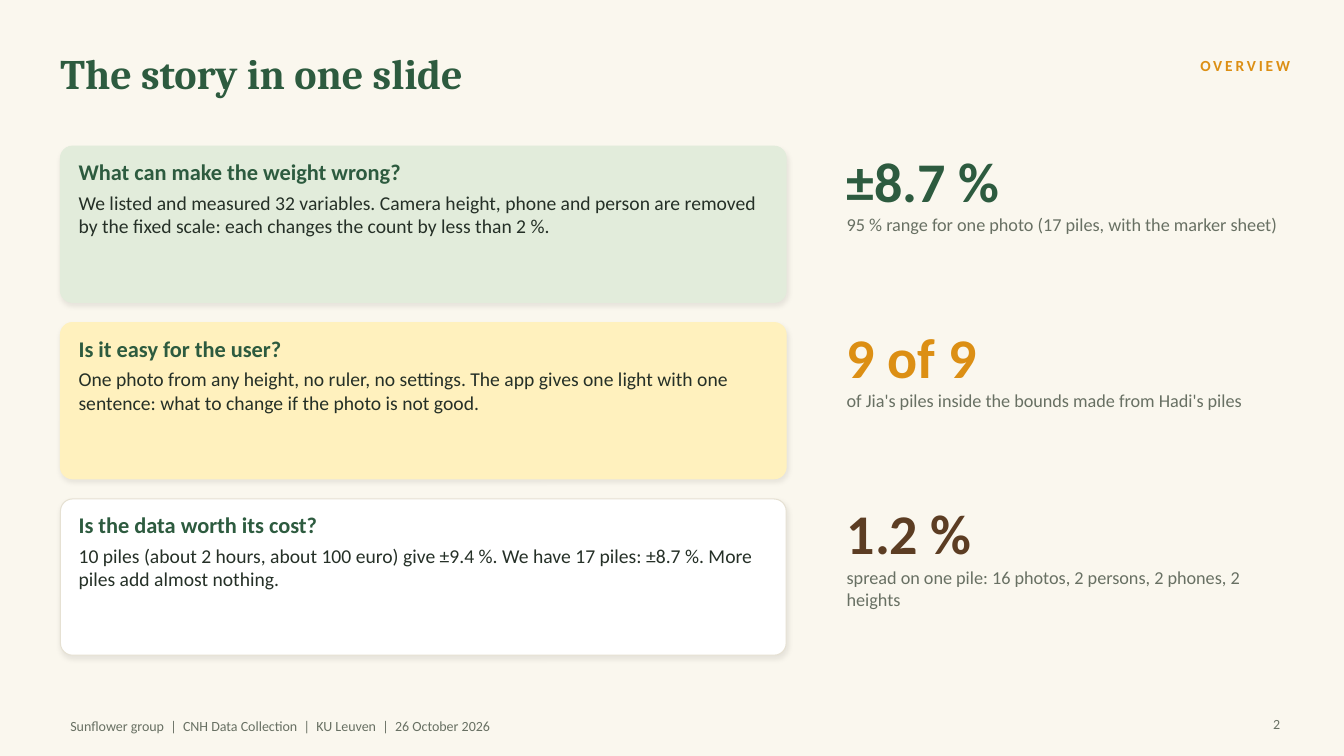
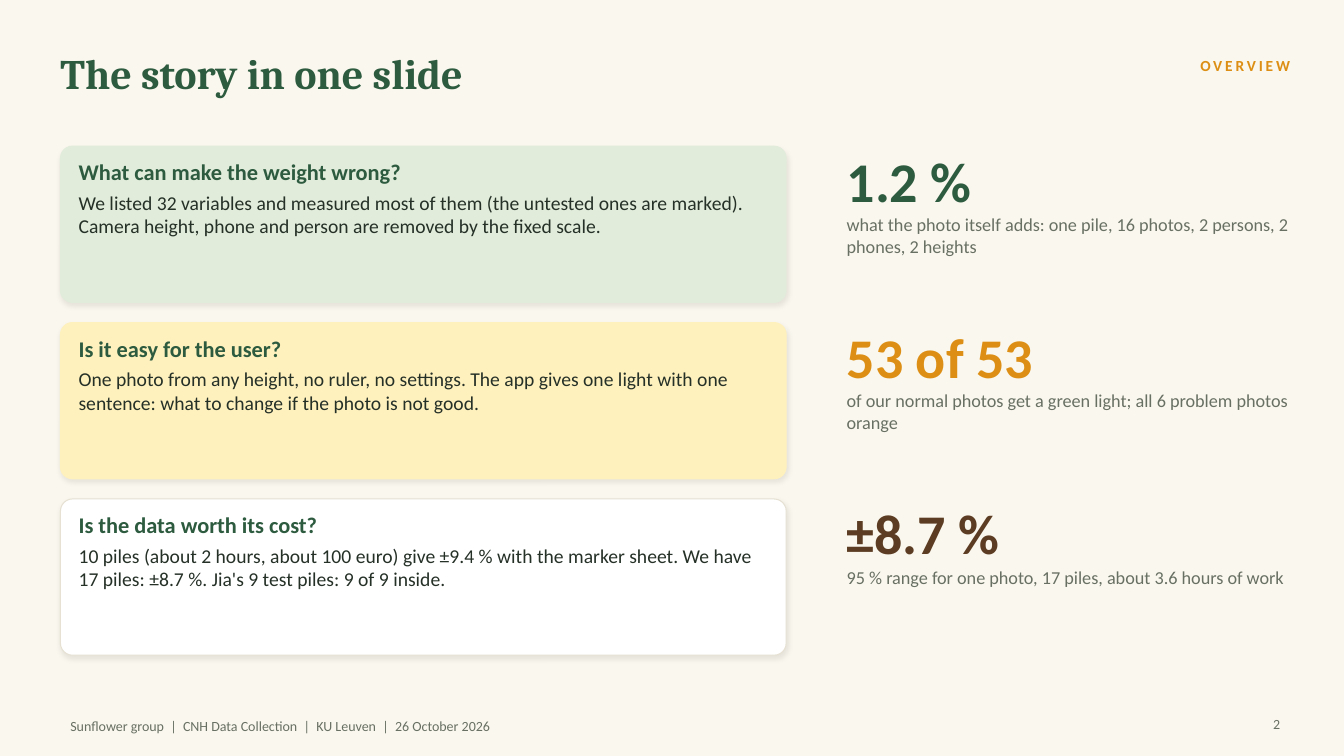
Before and after one commit to HadiNasooti/cnh-sunflower-weight, a slide deck: slide 2 of ppt_slide_topics/Sunflower_Weight_Estimation_v3.pptx. Drawn at 1344x756 pixels with LibreOffice and Linux fonts; fonts in the diff are those of the drawing. Boxes give left, top, right and bottom in pixels: in the first picture for what was removed or moved away, otherwise in the second. Text is boxed around its words. In the diff, an @@ line names an element or a change of style, - is before the commit and + after.

```diff
--- a/ppt_slide_topics/Sunflower_Weight_Estimation_v3.pptx
+++ b/ppt_slide_topics/Sunflower_Weight_Estimation_v3.pptx
@@ text at <box>847,165,1288,256</box>: text changed @@
-±8.7 %
-95 % range for one photo (17 piles, with the marker sheet)
+1.2 %
+what the photo itself adds: one pile, 16 photos, 2 persons, 2 phones, 2 heights
@@ text at <box>79,196,743,237</box>: text changed @@
-We listed and measured 32 variables. Camera height, phone and person are removed by the fixed scale: each changes the count by less than 2 %.
+We listed 32 variables and measured most of them (the untested ones are marked). Camera height, phone and person are removed by the fixed scale.
@@ text at <box>847,339,1288,432</box>: text changed @@
-9 of 9
-of Jia's piles inside the bounds made from Hadi's piles
+53 of 53
+of our normal photos get a green light; all 6 problem photos orange
@@ text at <box>847,515,1284,587</box>: text changed @@
-1.2 %
-spread on one pile: 16 photos, 2 persons, 2 phones, 2 heights
+±8.7 %
+95 % range for one photo, 17 piles, about 3.6 hours of work
@@ text at <box>79,549,752,589</box>: text changed @@
-10 piles (about 2 hours, about 100 euro) give ±9.4 %. We have 17 piles: ±8.7 %. More piles add almost nothing.
+10 piles (about 2 hours, about 100 euro) give ±9.4 % with the marker sheet. We have 17 piles: ±8.7 %. Jia's 9 test piles: 9 of 9 inside.
```
Also in this commit, not shown: 9 other slides changed, 1 slide added, 1 other file.
